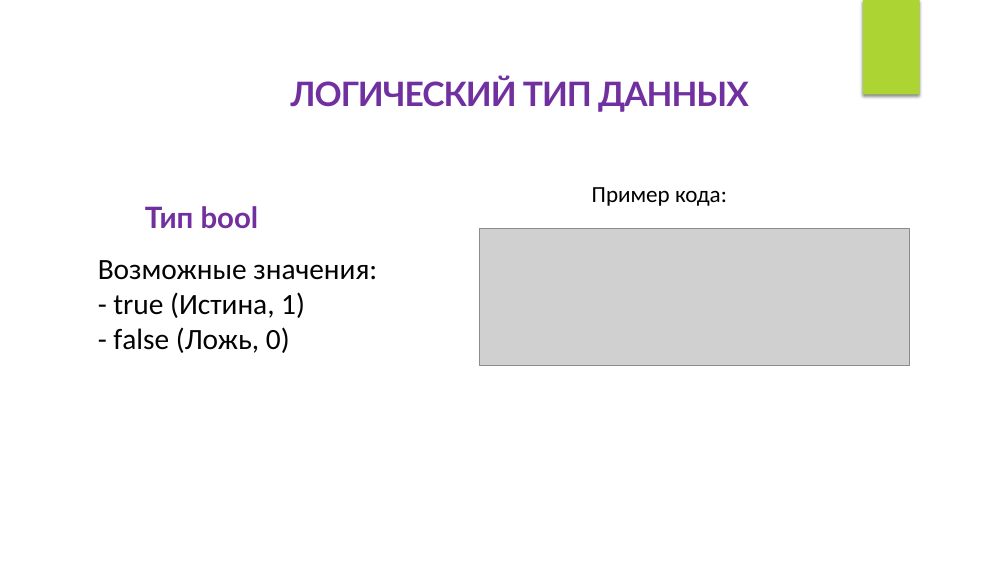
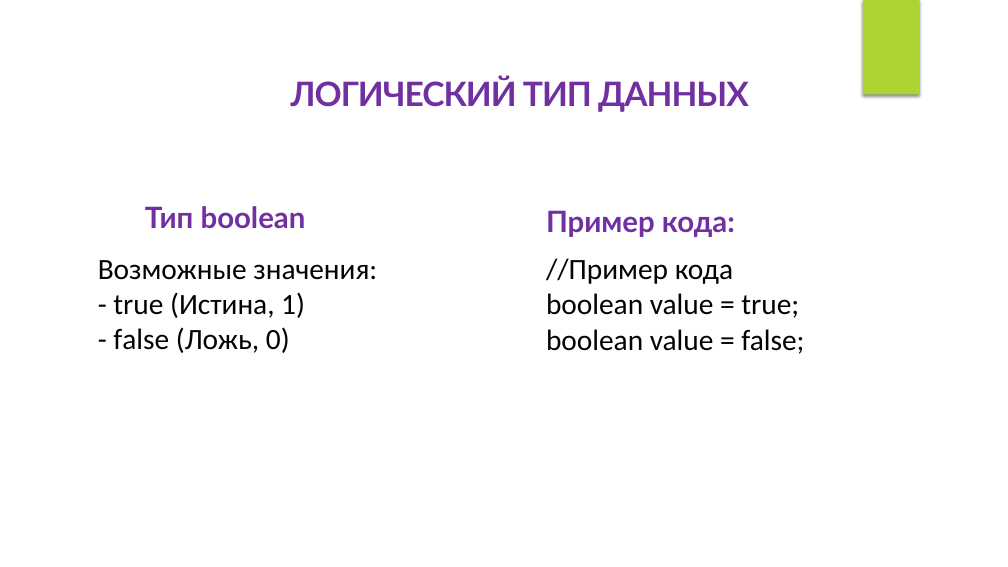
Before and after one commit to IriEfremova/LessonsCube, a slide deck: slide 3 of Samsung/Lesson3/Operation.pptx. Drawn at 1008x567 pixels with LibreOffice and Linux fonts; fonts in the diff are those of the drawing; grey boxes stand for pictures. Boxes give left, top, right and bottom in pixels: in the first picture for what was removed or moved away, otherwise in the second. Text is boxed around its words. In the diff, an @@ line names an element or a change of style, - is before the commit and + after.

```diff
--- a/Samsung/Lesson3/Operation.pptx
+++ b/Samsung/Lesson3/Operation.pptx
@@ text at (x1=145, y1=206, x2=306, y2=229): text changed @@
-Тип bool
+Тип boolean
@@ text "Пример кода:" moved from (x1=592, y1=187, x2=727, y2=206) to (x1=546, y1=210, x2=735, y2=237) @@
@@ text "Пример кода:" at (x1=546, y1=210, x2=735, y2=237): size 22 to 28 pt, font Calibri to Lato, text colour #000000 to #7030A0, bold on @@
@@ picture removed at (x1=479, y1=228, x2=910, y2=365) @@
@@ text added at (x1=546, y1=258, x2=804, y2=354), 28 pt, text #030303 @@
+//Пример кода
+boolean value = true;
+boolean value = false;
```
Also in this commit, not shown: 16 slides added, 12 slides removed, 1 other file.
